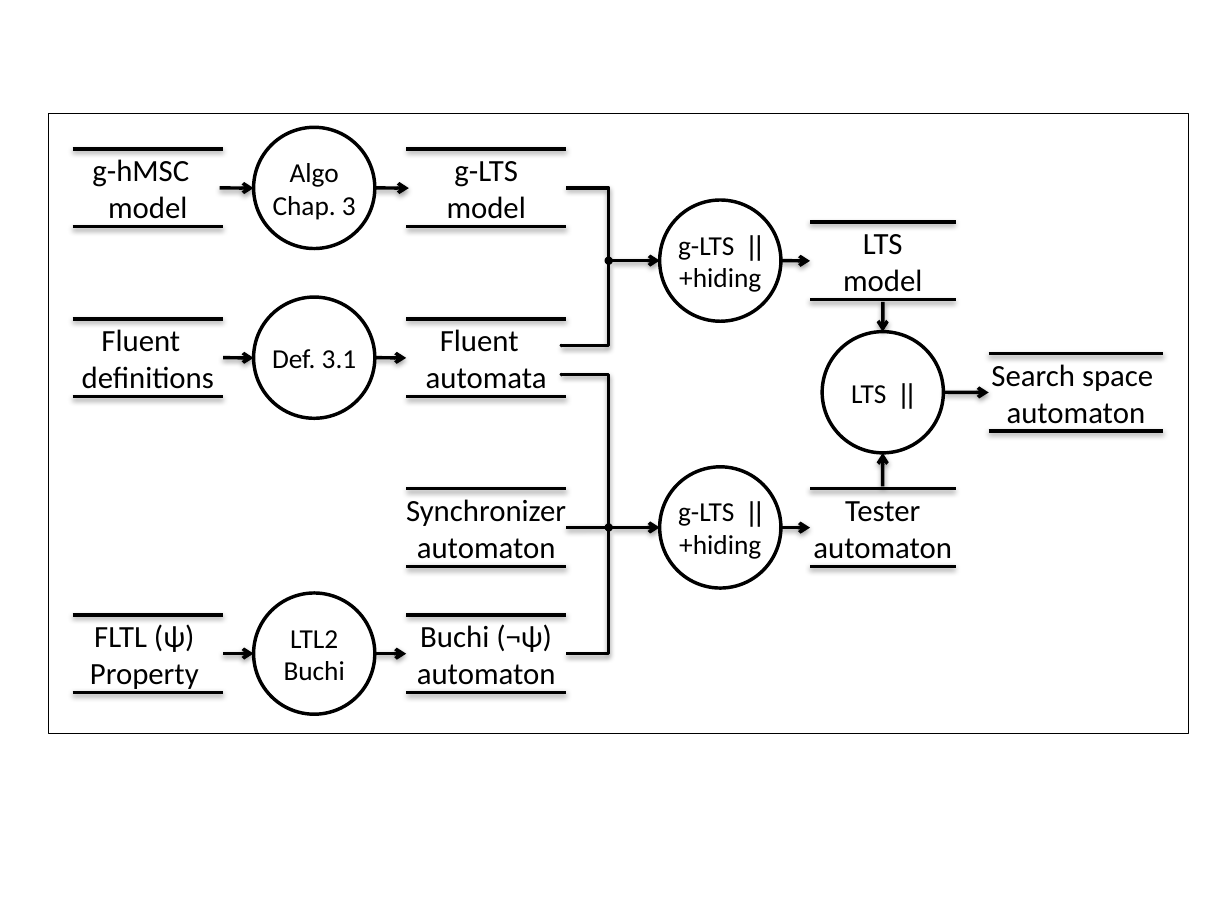
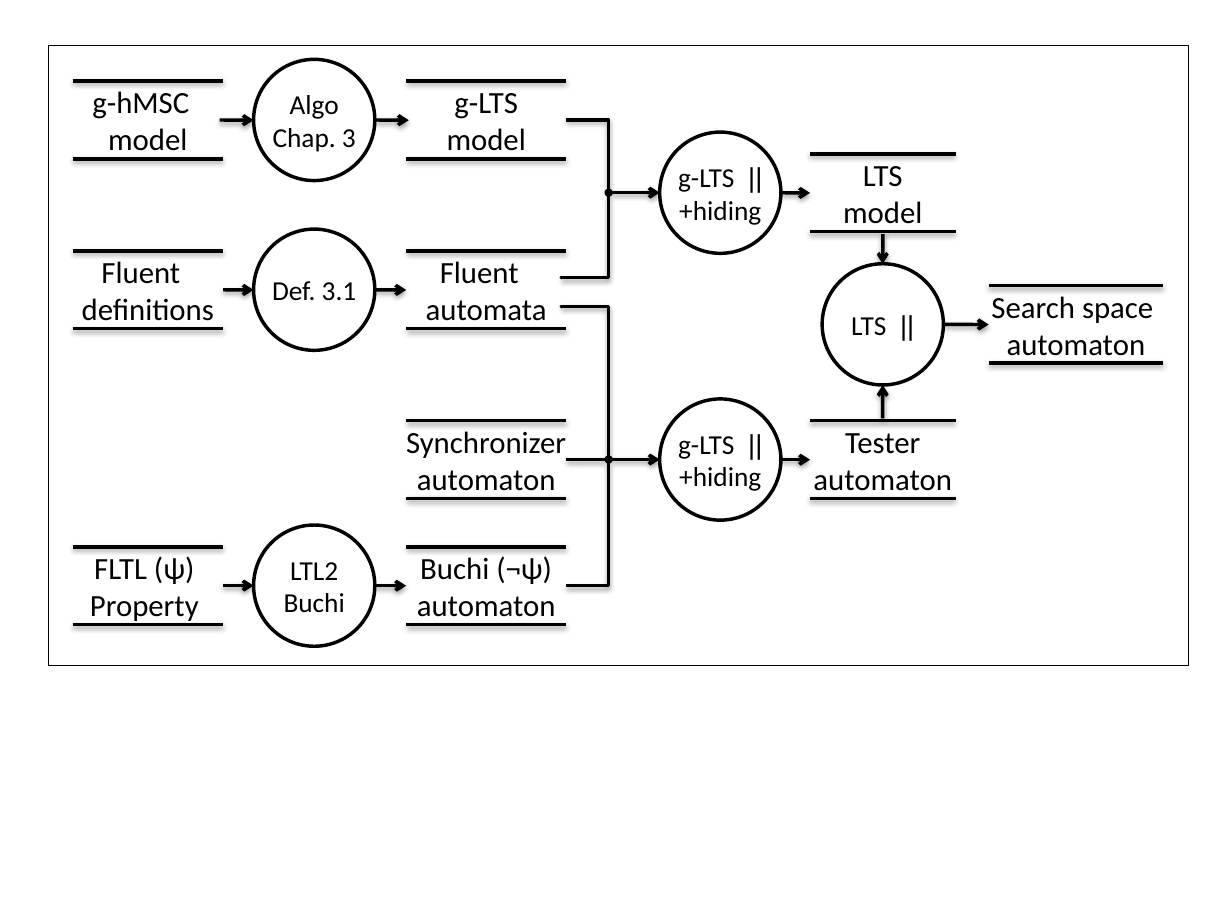
Before and after one commit to blambeau/phd, a slide deck: slide 23 of writing/images/train.pptx (slide 22 before the commit). Drawn at 1232x924 pixels with LibreOffice and Linux fonts; fonts in the diff are those of the drawing. Boxes give left, top, right and bottom in pixels: in the first picture for what was removed or moved away, otherwise in the second. Text is boxed around its words. In the diff, an @@ line names an element or a change of style, - is before the commit and + after.

```diff
--- a/writing/images/train.pptx
+++ b/writing/images/train.pptx
@@ line moved from (73, 397) - (223, 397) to (73, 81) - (223, 81) @@
@@ line moved from (407, 692) - (567, 692) to (407, 81) - (567, 81) @@
@@ elbow line moved from (562, 346) - (609, 264) to (567, 120) - (609, 191) @@
@@ line moved from (811, 567) - (956, 567) to (811, 154) - (956, 154) @@
@@ elbow line moved from (567, 188) - (609, 259) to (562, 277) - (609, 195) @@
@@ 7 ellipses, 7 texts, 5 arrows, 3 elbow arrows, 2 elbow lines, 1 rectangle: place and size @@
-7 ellipses, 7 texts, 5 arrows, 3 elbow arrows, 2 elbow lines, 1 rectangle at <box>48,113,1188,734</box>
+7 ellipses, 7 texts, 5 arrows, 3 elbow arrows, 2 elbow lines, 1 rectangle at <box>48,44,1188,665</box>
@@ 4 arrows, 2 texts, 1 ellipse, 1 rectangle, 1 elbow arrow, 1 elbow line: place and size @@
-4 arrows, 2 texts, 1 ellipse, 1 rectangle, 1 elbow arrow, 1 elbow line at <box>73,234,942,695</box>
+4 arrows, 2 texts, 1 ellipse, 1 rectangle, 1 elbow arrow, 1 elbow line at <box>73,166,942,627</box>
@@ ellipse: place and size @@
-ellipse at <box>562,375,562,375</box>
+ellipse at <box>562,277,562,277</box>
@@ line moved from (988, 431) - (1163, 431) to (988, 286) - (1163, 286) @@
@@ ellipse: place and size @@
-ellipse at <box>562,346,562,346</box>
+ellipse at <box>562,307,562,307</box>
@@ 10 lines: place and size @@
-10 lines at <box>73,149,1163,615</box>
+10 lines at <box>73,159,1163,625</box>
@@ 3 lines: place and size @@
-3 lines at <box>73,227,567,397</box>
+3 lines at <box>73,251,567,421</box>
@@ line moved from (811, 299) - (956, 299) to (811, 421) - (956, 421) @@
@@ line moved from (73, 692) - (223, 692) to (73, 547) - (223, 547) @@
@@ line moved from (407, 567) - (567, 567) to (407, 547) - (567, 547) @@
```
Also in this commit, not shown: 1 other slide changed, 1 slide added, 2 other files.
